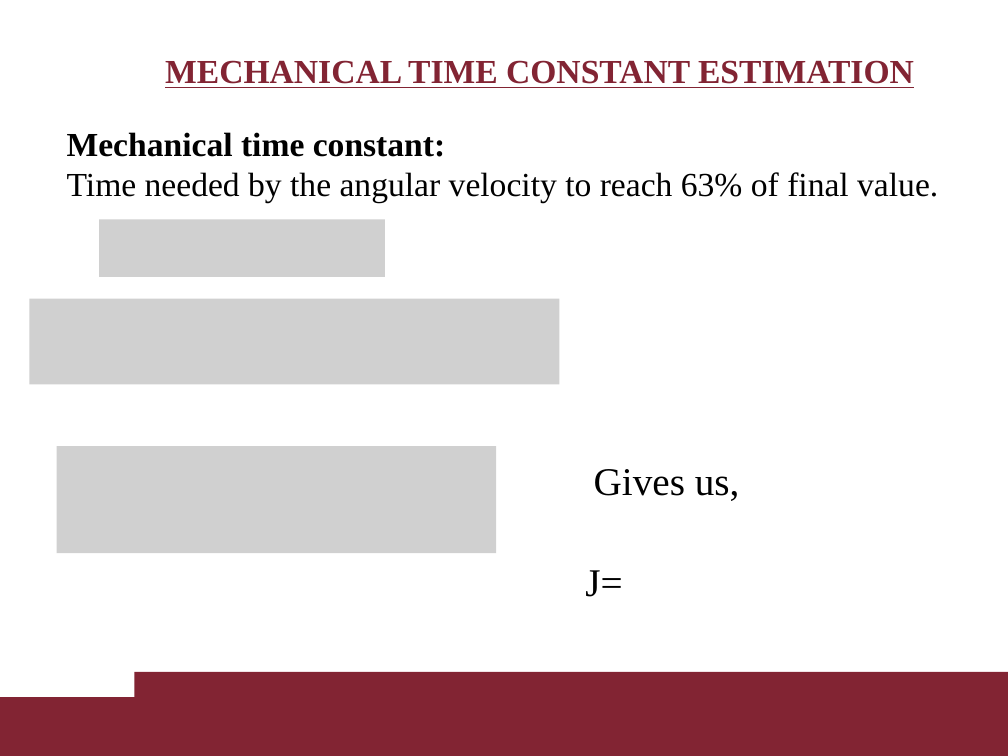
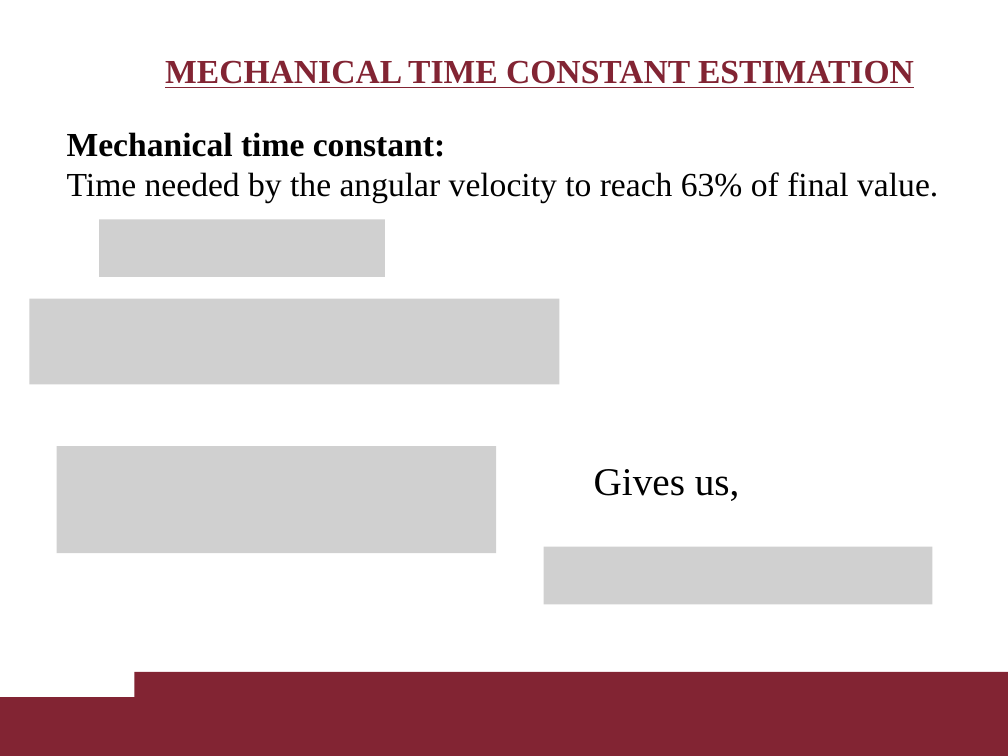
Before and after one commit to MarMen1713013/DCS_private, a slide deck: slide 17 of Matlab/presentazione.pptx. Drawn at 1008x756 pixels with LibreOffice and Linux fonts; fonts in the diff are those of the drawing; grey boxes stand for pictures. Boxes give left, top, right and bottom in pixels: in the first picture for what was removed or moved away, otherwise in the second. Text is boxed around its words. In the diff, an @@ line names an element or a change of style, - is before the commit and + after.

```diff
--- a/Matlab/presentazione.pptx
+++ b/Matlab/presentazione.pptx
@@ picture added at <box>543,546,932,604</box> @@
@@ text removed at <box>585,570,622,597</box> @@
-J=
```
Also in this commit, not shown: 2 other slides changed, 3 slides added.
